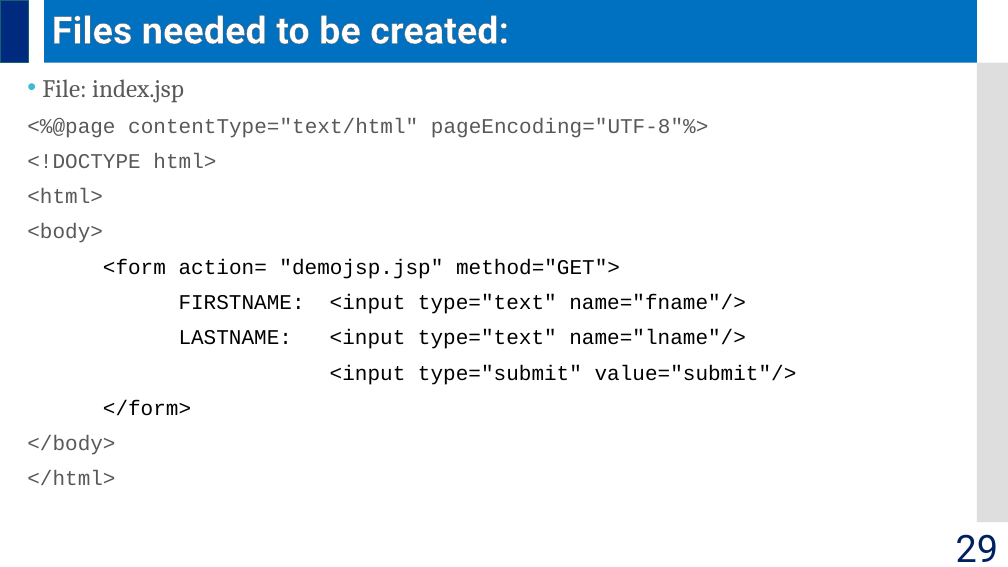
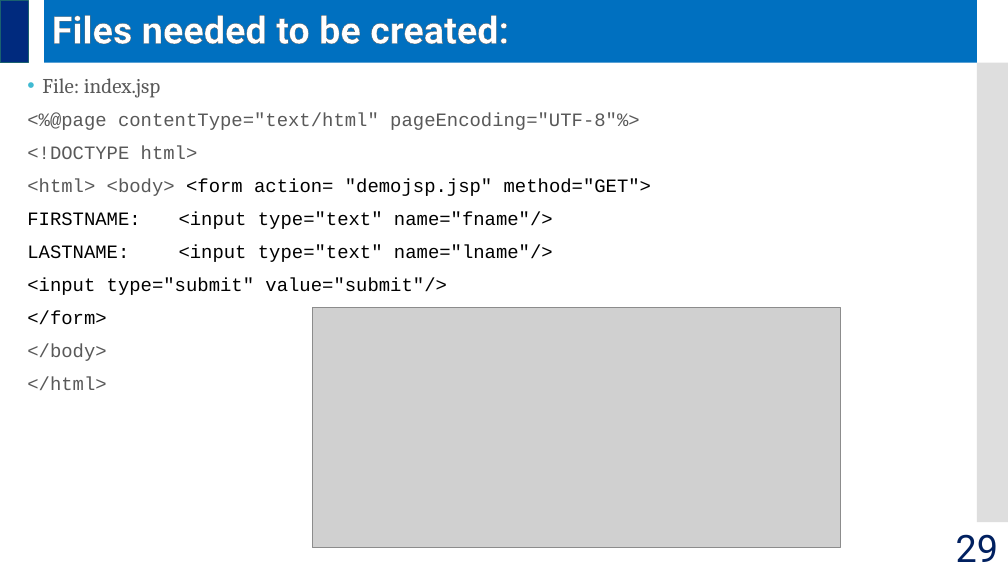
Before and after one commit to jrambasana/AJP2022-material, a slide deck: slide 29 of AJP Slides/AJP (01ce0502) - Unit 5 - JSP.pptx. Drawn at 1008x567 pixels with LibreOffice and Linux fonts; fonts in the diff are those of the drawing; grey boxes stand for pictures. Boxes give left, top, right and bottom in pixels: in the first picture for what was removed or moved away, otherwise in the second. Text is boxed around its words. In the diff, an @@ line names an element or a change of style, - is before the commit and + after.

```diff
--- a/AJP Slides/AJP (01ce0502) - Unit 5 - JSP.pptx
+++ b/AJP Slides/AJP (01ce0502) - Unit 5 - JSP.pptx
@@ text at box(27, 78, 640, 390): size 24 to 20 pt in "File: index.jsp"; size 20 to 18 pt in "<%@page contentType="text/html" pageEncoding="UTF-8"%>", "<!DOCTYPE html>", "FIRSTNAME: <input type="text" name="fname"/>", "LASTNAME: <input type="text" name="lname"/>" and 4 more places @@
@@ text at box(27, 179, 651, 196): text changed; size 20 to 18 pt @@
-<html>
-<body>
-<form action= "demojsp.jsp" method="GET">
+<html> <body> <form action= "demojsp.jsp" method="GET">
@@ picture added at box(312, 308, 841, 547) @@
```
